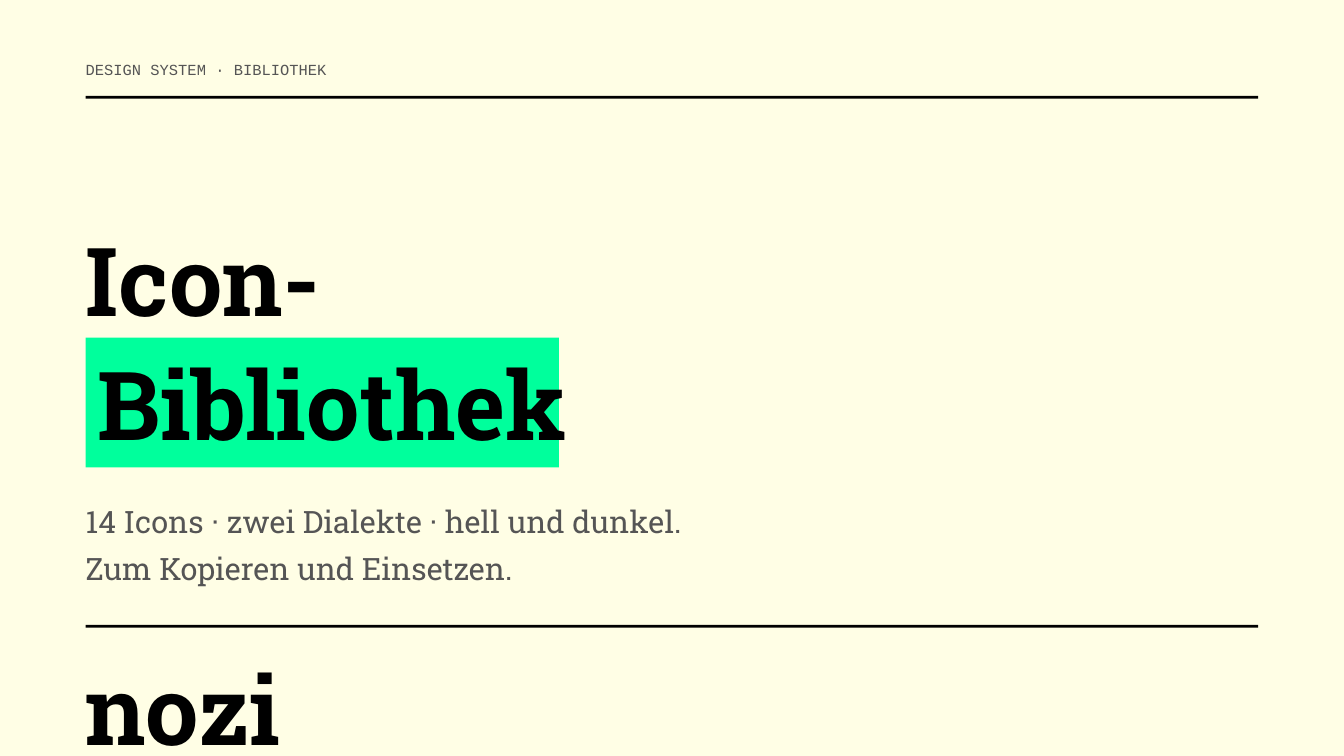
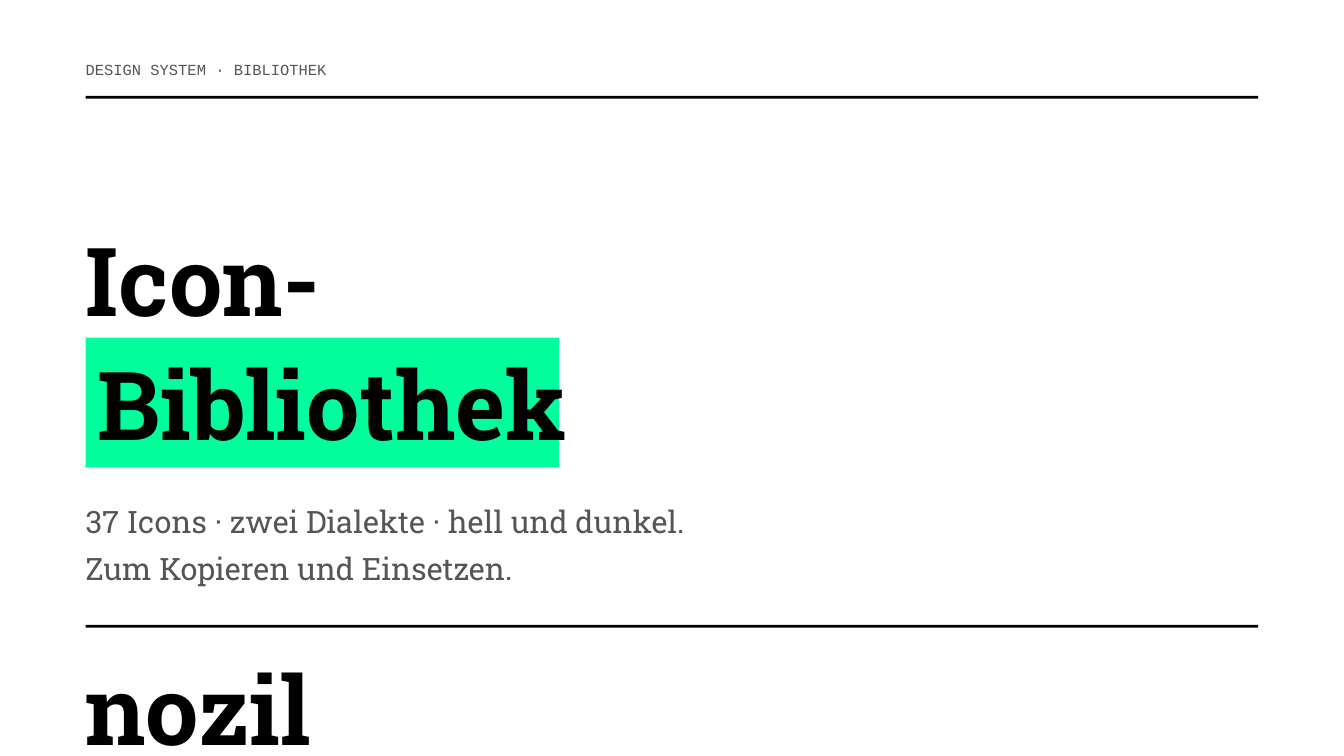
Before and after one commit to daimpad/nozilla-ci, a slide deck: slide 1 of templates/google-slides/nozilla-slides-icons.pptx. Drawn at 1344x756 pixels with LibreOffice and Linux fonts; fonts in the diff are those of the drawing. Boxes give left, top, right and bottom in pixels: in the first picture for what was removed or moved away, otherwise in the second. Text is boxed around its words. In the diff, an @@ line names an element or a change of style, - is before the commit and + after.

```diff
--- a/templates/google-slides/nozilla-slides-icons.pptx
+++ b/templates/google-slides/nozilla-slides-icons.pptx
@@ rectangle removed at (0, 0, 1344, 756) @@
@@ text at (86, 509, 684, 534): text changed @@
-14 Icons · zwei Dialekte · hell und dunkel.
+37 Icons · zwei Dialekte · hell und dunkel.
@@ text at (86, 650, 338, 719): text changed @@
-nozilla
+nozilla.
```
Also in this commit, not shown: 4 other slides changed, 2 slides added, 53 other files.
